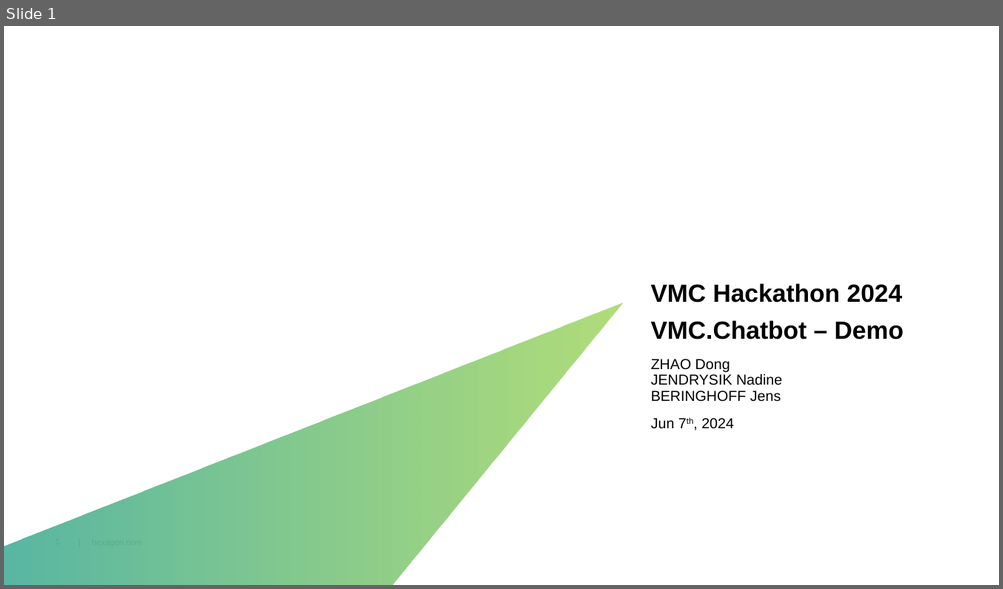
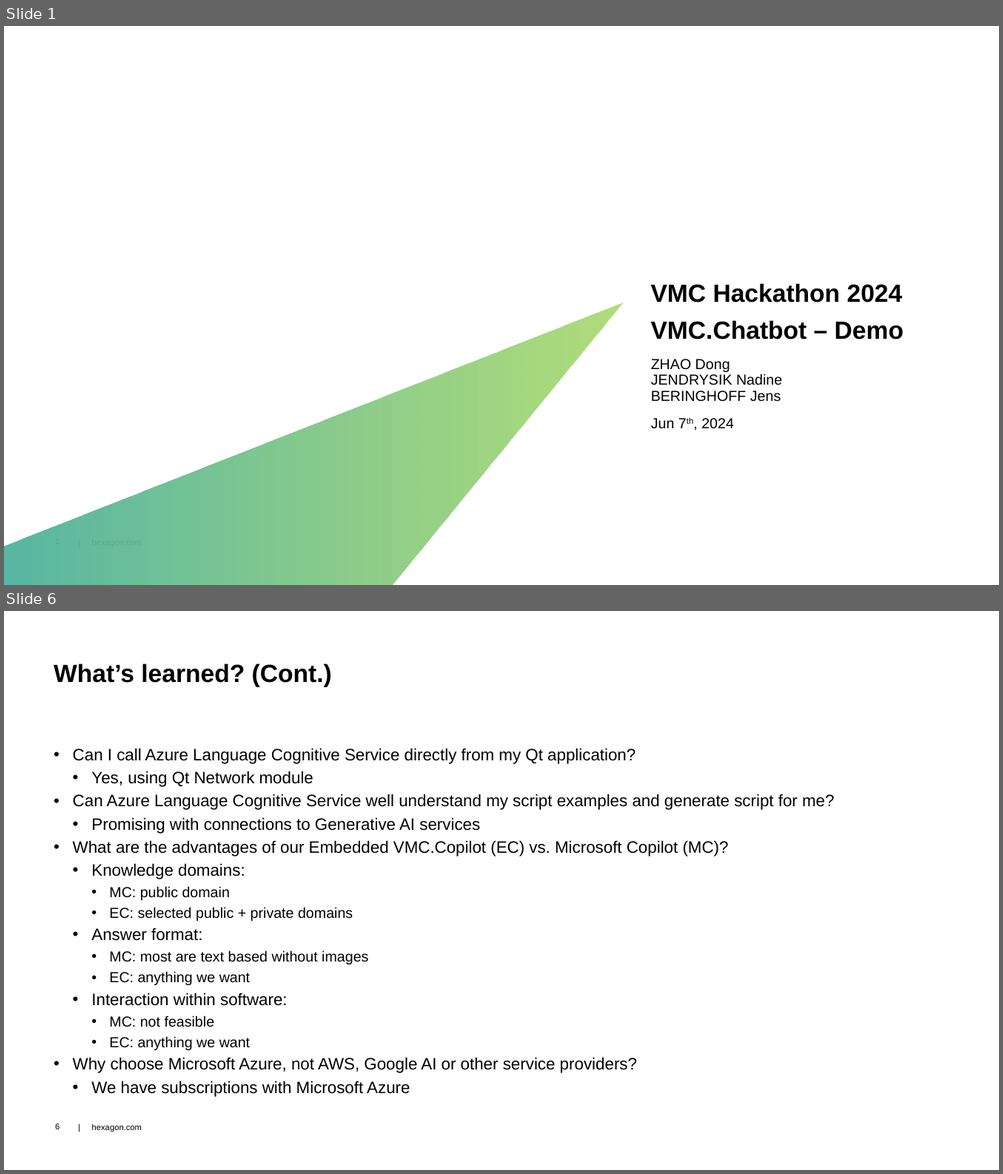
Before and after one commit to dongzgh/protos-vmccopilot, a slide deck: docs/VMC Hackathon 2024 - VMC.Chatbot - Demo.pptx. Shown one above the other, each under a label of ours: slide 1 before the commit, slides 1 and 6 after it; the slides between them are not shown. The pictures are 1003x589 and 1003x1174 pixels, drawn with LibreOffice and Linux fonts; fonts in the diff are those of the drawing; background and template pictures are left out. Boxes give left, top, right and bottom in pixels: in the first picture for what was removed or moved away, otherwise in the second. Text is boxed around its words. In the diff, an @@ line names an element or a change of style, - is before the commit and + after.

```diff
--- a/docs/VMC Hackathon 2024 - VMC.Chatbot - Demo.pptx
+++ b/docs/VMC Hackathon 2024 - VMC.Chatbot - Demo.pptx
@@ slide 6 added at [4,611,999,1170], background #FFFFFF; not listed: 2 template elements that a slide beside it also shows @@
@@ title added at [54,664,332,687], 24 pt, text #000000, bold @@
+What’s learned? (Cont.)
@@ text added at [73,748,834,1097], 16 pt, text #000000 @@
+• Can I call Azure Language Cognitive Service directly from my Qt application?
+  • Yes, using Qt Network module
+• Can Azure Language Cognitive Service well understand my script examples and generate script for me?
+  • Promising with connections to Generative AI services
+• What are the advantages of our Embedded VMC.Copilot (EC) vs. Microsoft Copilot (MC)?
+  • Knowledge domains:
+    • MC: public domain
+    • EC: selected public + private domains
+  • Answer format:
+    • MC: most are text based without images
+    • EC: anything we want
+  • Interaction within software:
+    • MC: not feasible
+    • EC: anything we want
+• Why choose Microsoft Azure, not AWS, Google AI or other service providers?
+  • We have subscriptions with Microsoft Azure
```
Also in this commit, not shown: 4 slides changed, 2 other slides added.
